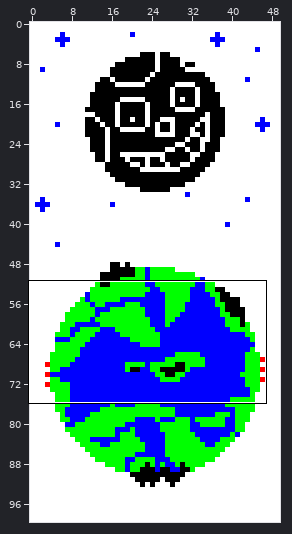
Sprite sheet -- maps/map_space_race.png. The first picture is a wide view before the edit; the outline marks the close-up.
Close-up. Old version:
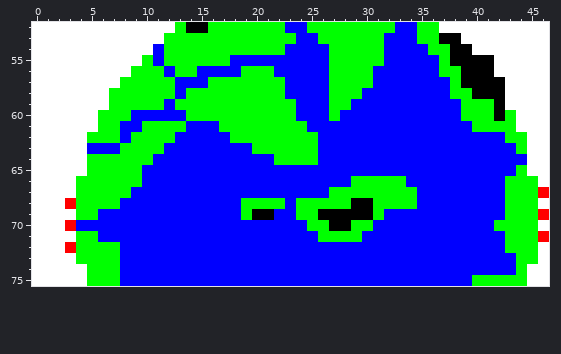
The file is 50x100 pixels. Colours within 5 levels of each other are drawn and written as one. Shown: x 0..46, y 52..75.
Once edited:
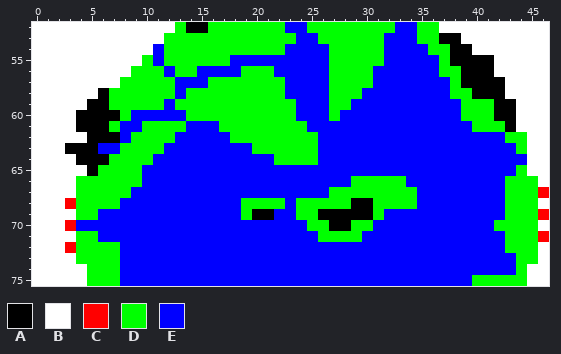
Palette (. is transparent): A #000000  B #ffffff  C #ff0000  D #00ff00  E #0000ff
Difference:
y 58: x 6 B -> A
y 59: x 5..6 BB -> AA; x 43 B -> A
y 60: x 4..7 BBDD -> AAAA; x 43 D -> A
y 61: x 4..6 BBD -> AAA; x 43 D -> A
y 62: x 5..7 DDD -> AAA
y 63: x 3..5 BBE -> AAA
y 64: x 4..6 BDD -> AAA
y 65: x 5 D -> A
Pixel boxes of the changes (left, top, right, bottom) in both close-ups:
changed: (65, 88, 120, 176)
changed: (505, 99, 516, 132)
